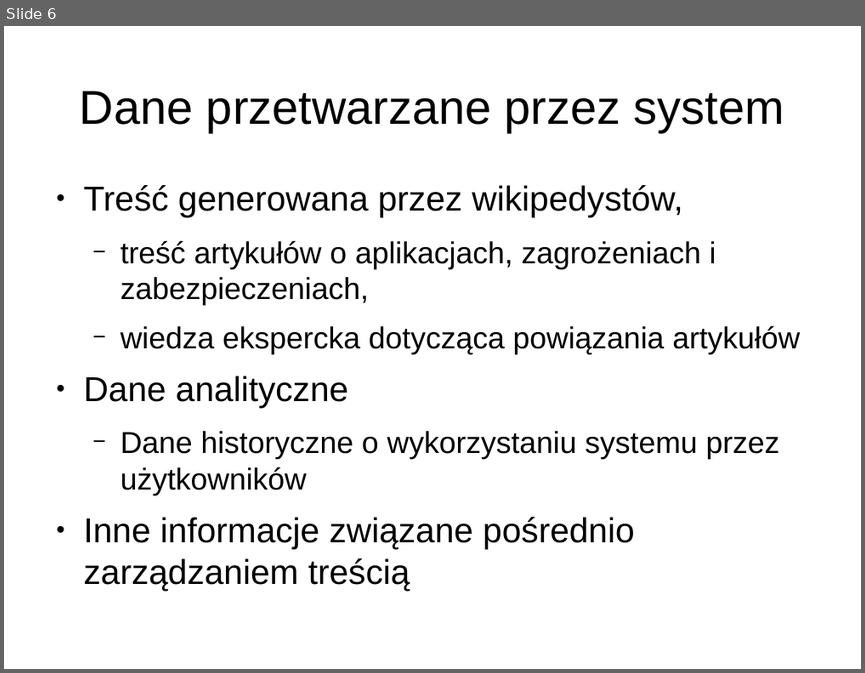
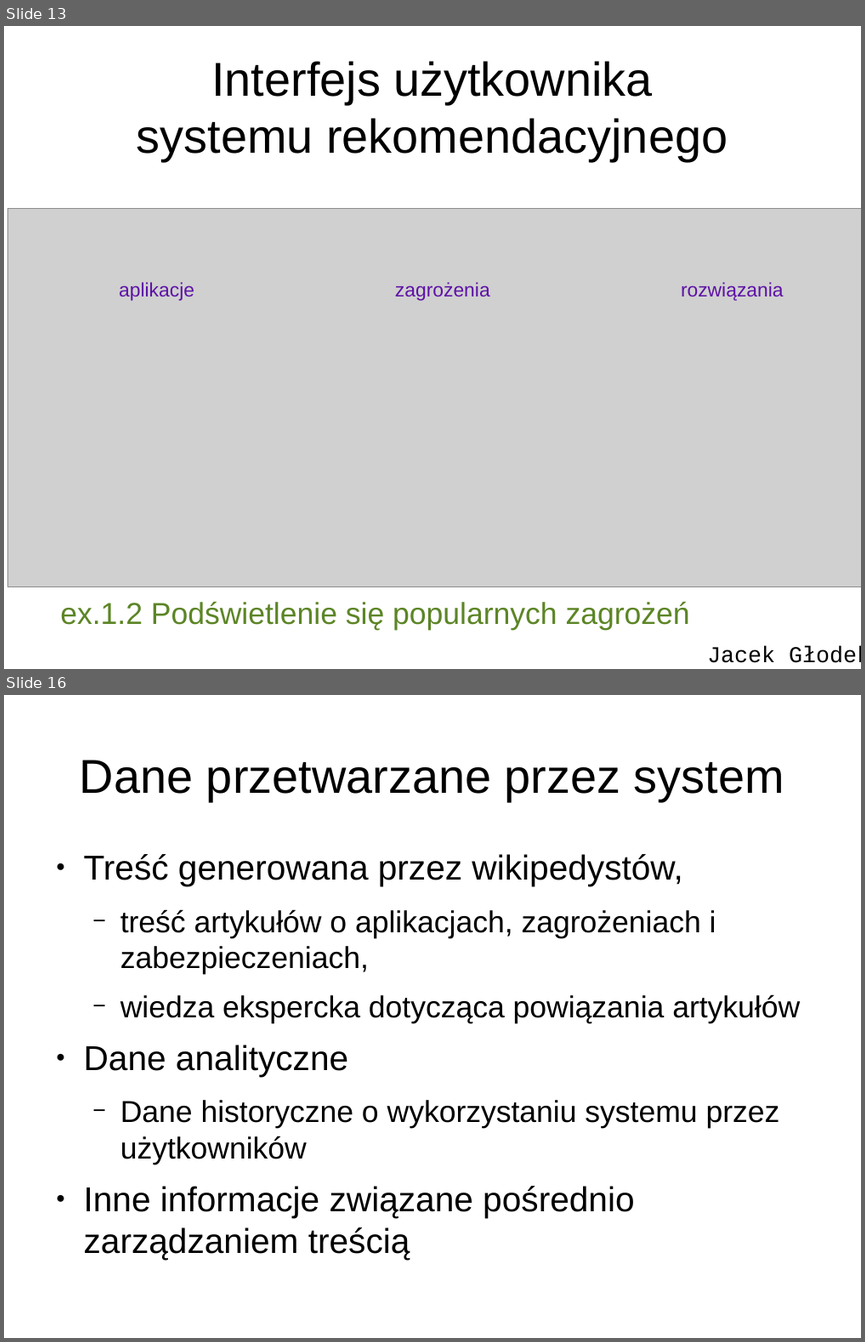
Before and after one commit to jglodek/wiki-expert, a slide deck: SDM2.odp. Shown one above the other, each under a label of ours: slide 6 before the commit, slides 13 and 16 after it; the slides between them are not shown. The pictures are 865x673 and 865x1342 pixels, drawn with LibreOffice and Linux fonts; fonts in the diff are those of the drawing; grey boxes stand for pictures. Boxes give left, top, right and bottom in pixels: in the first picture for what was removed or moved away, otherwise in the second. Text is boxed around its words. In the diff, an @@ line names an element or a change of style, - is before the commit and + after.

```diff
--- a/SDM2.odp
+++ b/SDM2.odp
@@ slide 13 added at bbox=[4, 26, 861, 669], background #FFFFFF @@
@@ title added at bbox=[137, 61, 727, 161], 44 pt, text #000000 @@
+Interfejs użytkownika
+systemu rekomendacyjnego
@@ picture added at bbox=[8, 208, 861, 586] @@
@@ text added at bbox=[119, 282, 194, 301], 18 pt, text #5E11A6 @@
+aplikacje
@@ text added at bbox=[395, 282, 490, 301], 18 pt, text #5E11A6 @@
+zagrożenia
@@ text added at bbox=[681, 282, 783, 301], 18 pt, text #5E11A6 @@
+rozwiązania
@@ text added at bbox=[60, 601, 690, 630], 28 pt, text #5C8526 @@
+ex.1.2 Podświetlenie się popularnych zagrożeń
@@ text added at bbox=[707, 646, 861, 663], 21 pt, text #000000 @@
+Jacek Głodek
@@ what was slide 6 is now slide 16 @@
```
Also in this commit, not shown: 7 slides changed, 13 other slides added, 2 slides removed, 2 other files.
